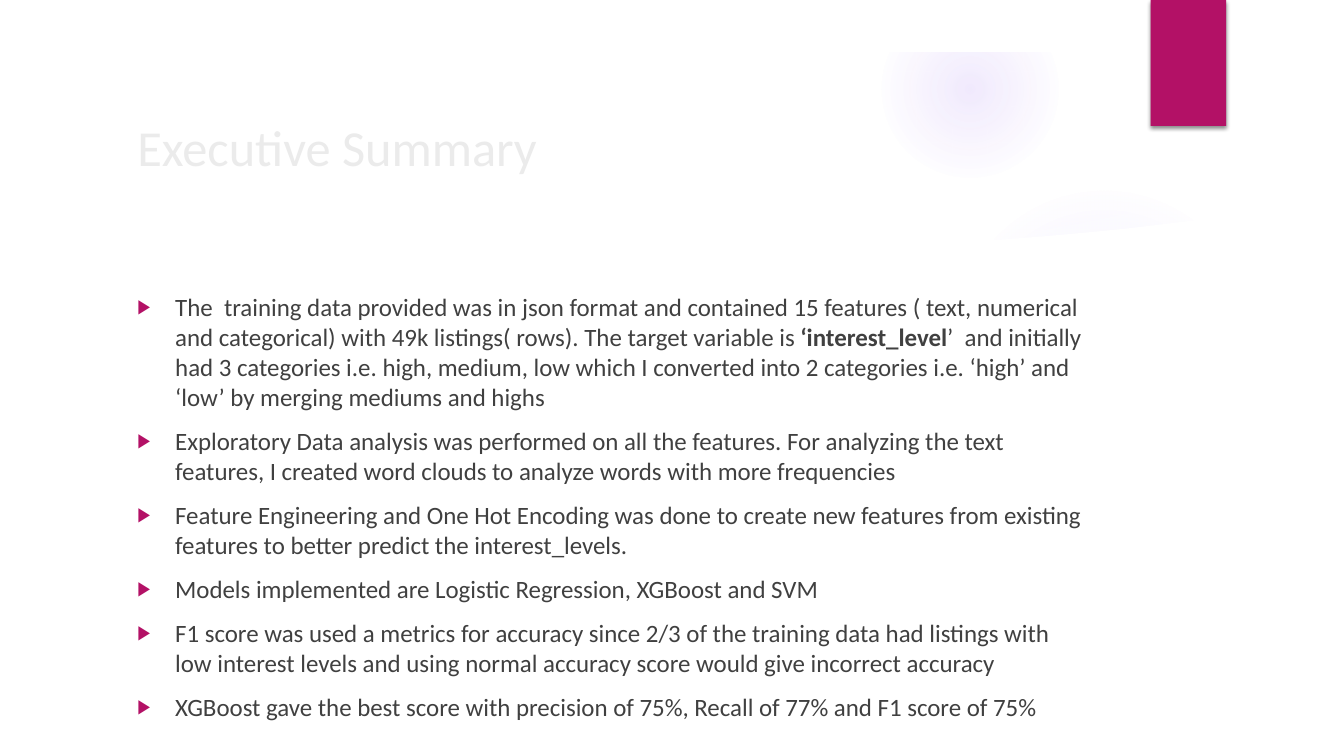
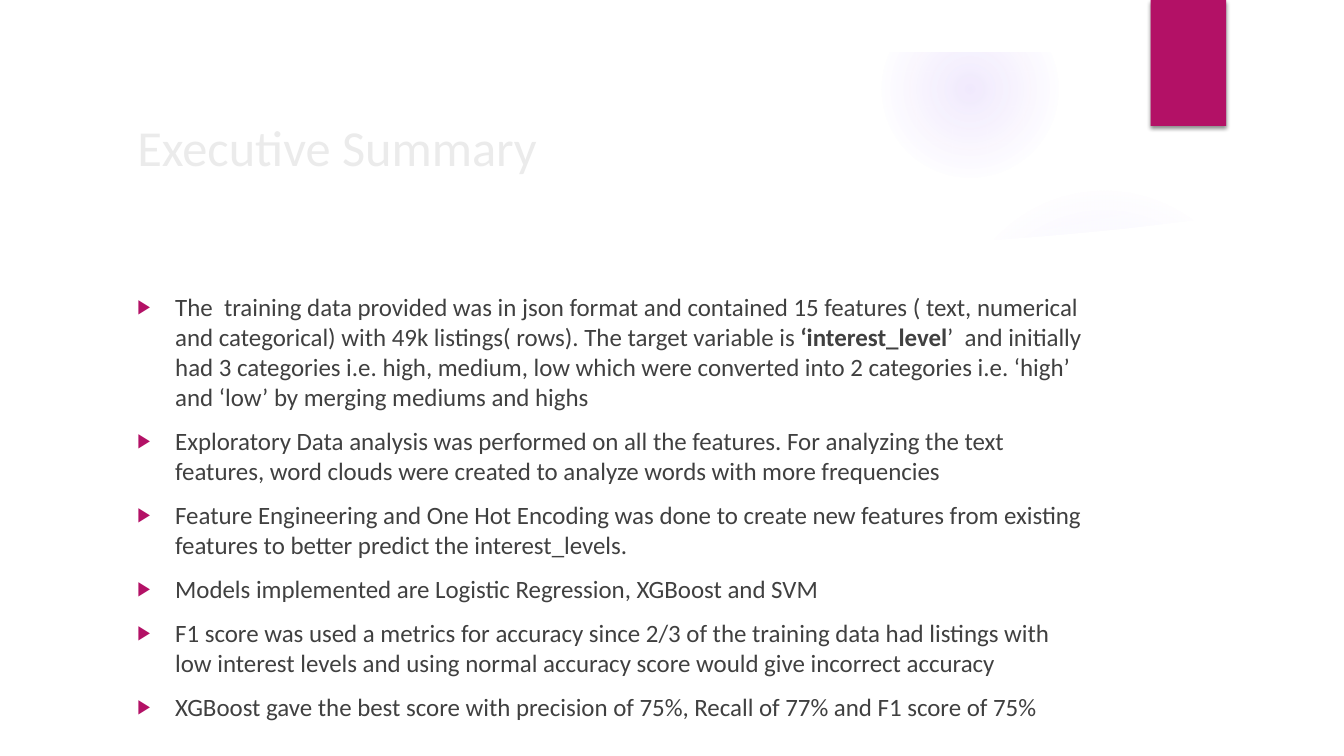
Before and after one commit to SidhantAB/Springboard-data-science-intensive-Capstone-project, a slide deck: slide 2 of Capstone Project Presentation.pptx. Drawn at 1344x756 pixels with LibreOffice and Linux fonts; fonts in the diff are those of the drawing; background and template pictures are left out. Boxes give left, top, right and bottom in pixels: in the first picture for what was removed or moved away, otherwise in the second. Text is boxed around its words. In the diff, an @@ line names an element or a change of style, - is before the commit and + after.

```diff
--- a/Capstone Project Presentation.pptx
+++ b/Capstone Project Presentation.pptx
@@ text at <box>175,298,1081,484</box>: text changed @@
-▶ The training data provided was in json format and contained 15 features ( text, numerical and categorical) with 49k listings( rows). The target variable is ‘interest_level’ and initially had 3 categories i.e. high, medium, low which I converted into 2 categories i.e. ‘high’ and ‘low’ by merging mediums and highs
-▶ Exploratory Data analysis was performed on all the features. For analyzing the text features, I created word clouds to analyze words with more frequencies
+▶ The training data provided was in json format and contained 15 features ( text, numerical and categorical) with 49k listings( rows). The target variable is ‘interest_level’ and initially had 3 categories i.e. high, medium, low which were converted into 2 categories i.e. ‘high’ and ‘low’ by merging mediums and highs
+▶ Exploratory Data analysis was performed on all the features. For analyzing the text features, word clouds were created to analyze words with more frequencies
```
Also in this commit, not shown: 1 other slide changed, 3 slides added.
